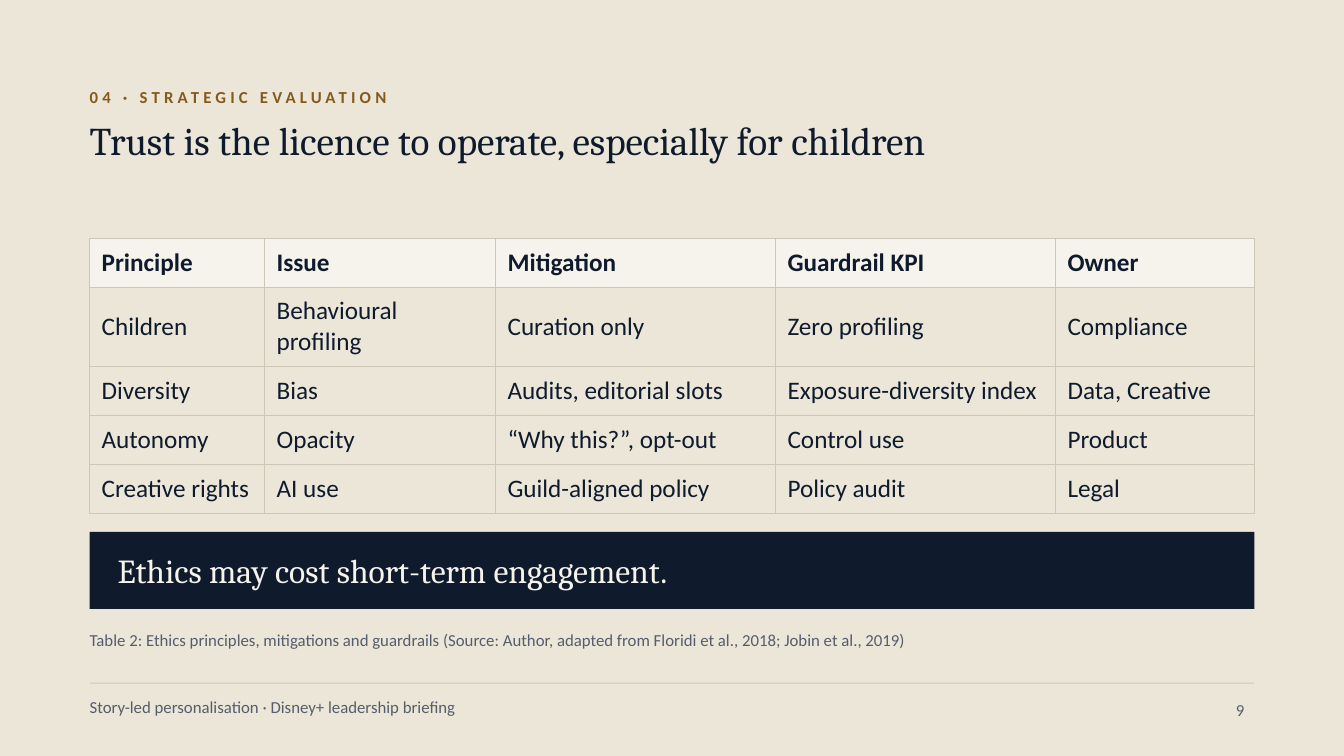
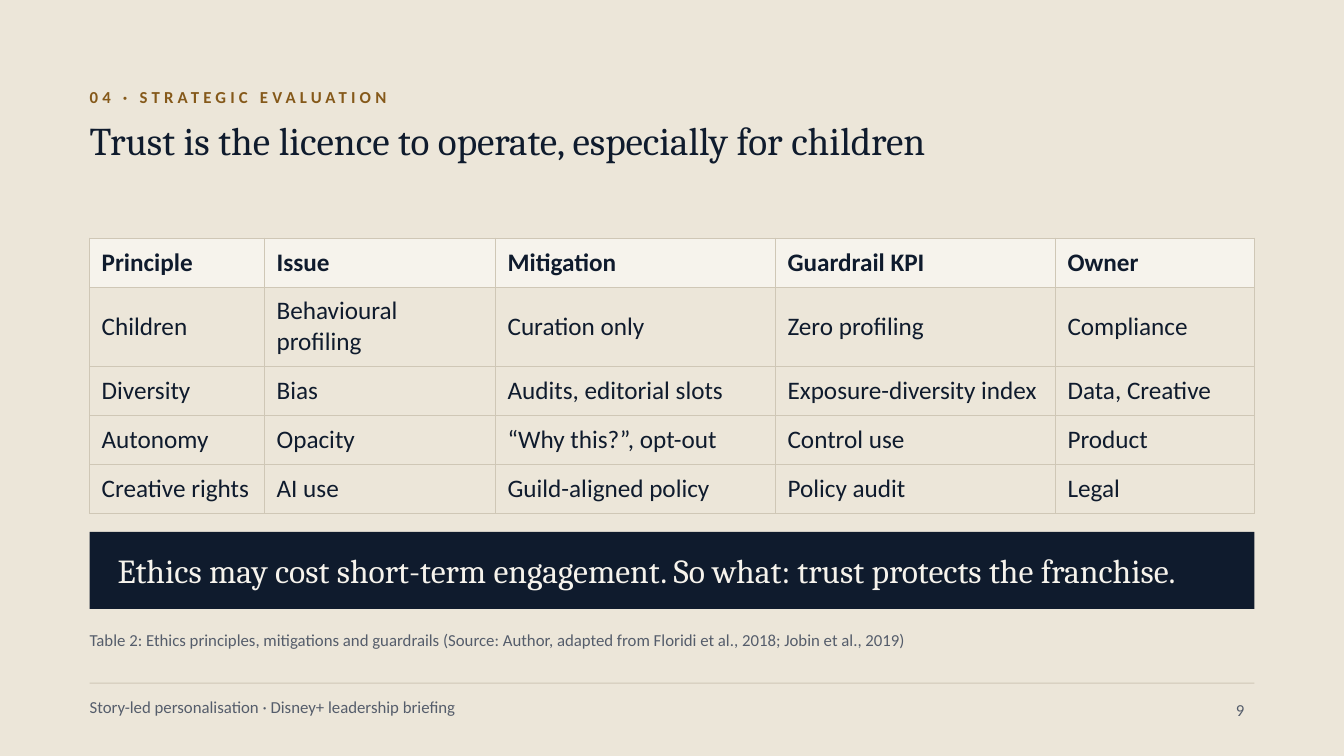
Before and after one commit to karanrg22-svg/skill, a slide deck: slide 9 of output/A_Corporate_Editorial.pptx. Drawn at 1344x756 pixels with LibreOffice and Linux fonts; fonts in the diff are those of the drawing. Boxes give left, top, right and bottom in pixels: in the first picture for what was removed or moved away, otherwise in the second. Text is boxed around its words. In the diff, an @@ line names an element or a change of style, - is before the commit and + after.

```diff
--- a/output/A_Corporate_Editorial.pptx
+++ b/output/A_Corporate_Editorial.pptx
@@ text at (x1=118, y1=559, x2=1176, y2=591): text changed @@
-Ethics may cost short-term engagement.
+Ethics may cost short-term engagement. So what: trust protects the franchise.
```
Also in this commit, not shown: 3 other slides changed.
